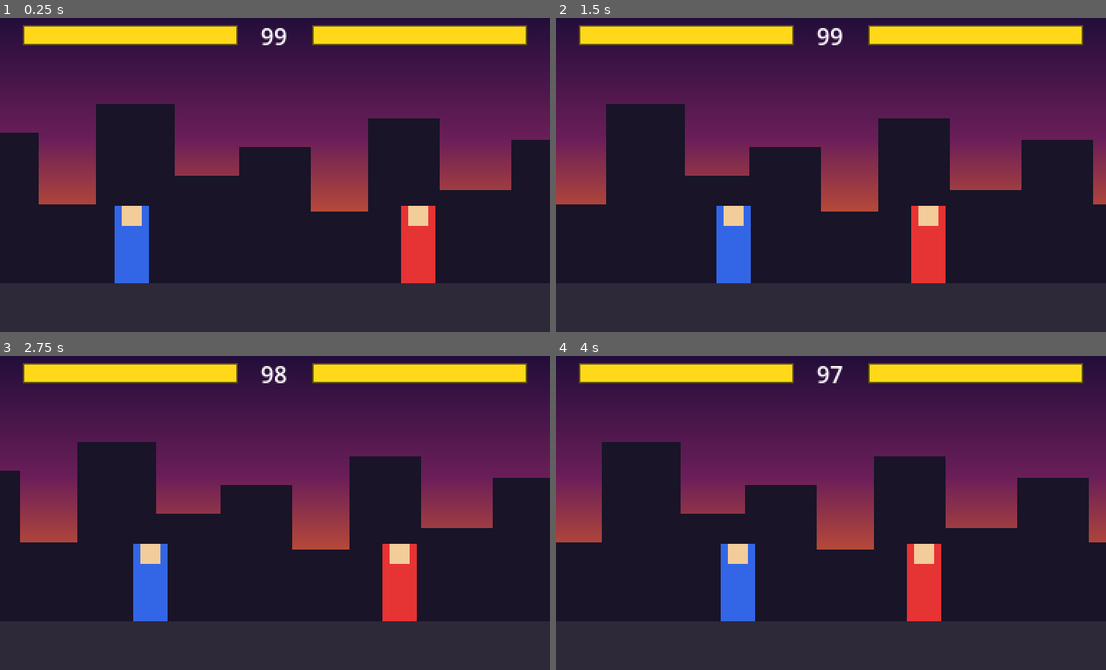
Above: before the commit, frames 1-4 (two rows, left to right).
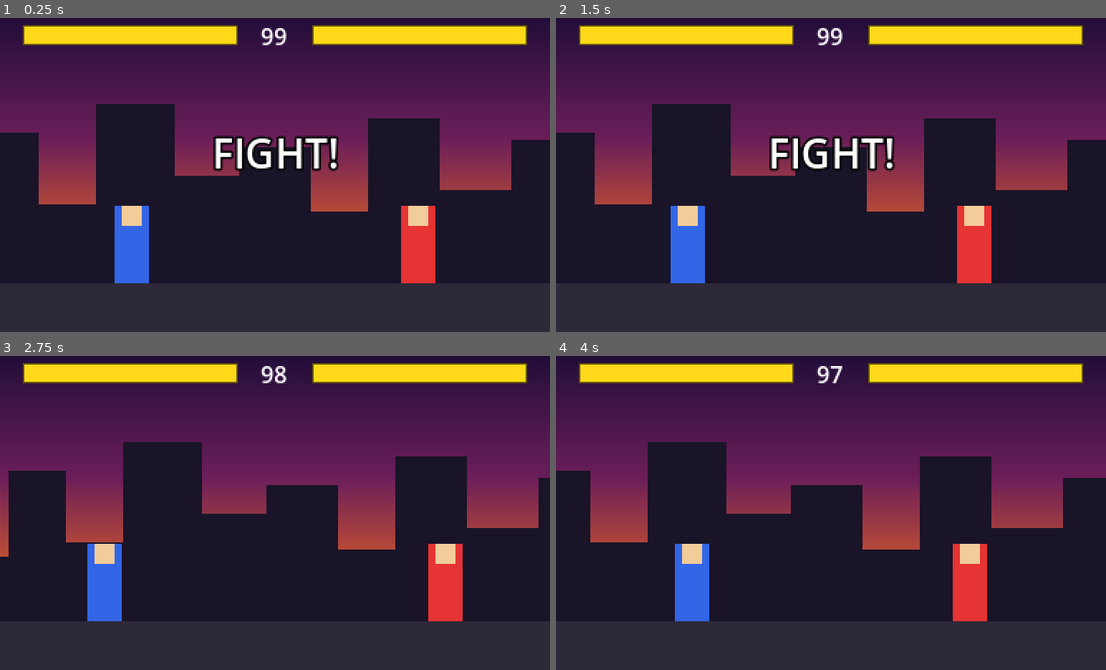
Above: after the commit, the same moments.

Repository: Antares1980/retro-fighter
Game: Godot game, scene res://scenes/Main.tscn
Two runs of this game, one before a commit and one after it. Both use one fixed random seed, a clock stepped at 60 frames per second and the inputs below.
Inputs (mouse positions are in pixels of both pictures, inside the frame that each line leads up to):
- Up to frame 1 (0.25 s): no input
- Up to frame 2 (1.5 s): tap Enter at 0.5 s; move the mouse to (952, 156) at 0.52 s; hold D (p1_right) 0.53-1.25 s; tap L (p1_block) at 0.6 s; click (952, 156) at 0.67 s; tap Space at 0.77 s; drag from (721, 187) to (930, 244) at 1.27 s
- Up to frame 3 (2.75 s): tap Space at 2 s; move the mouse to (330, 437) at 2.02 s; hold A (p1_left) from 2.03 s (still down); tap J (p1_punch) at 2.1 s
- Up to frame 4 (4 s): release A (p1_left) at 2.75 s; drag from (803, 572) to (985, 569) at 2.77 s; tap Enter at 3.5 s; move the mouse to (996, 556) at 3.52 s; hold D (p1_right) from 3.53 s (still down); tap Down (p2_down) at 3.6 s; tap Space at 3.77 s

The runs differ from the first frame. In frame 1, 1.8% of the frame differs, in the area x 38-62%, y 37-49%; in frame 2, 22%, in the area x 0-100%, y 27-85%; in frame 3, 21%; in frame 4, 21%.

Commit message:
refactor: address feedback for PR #11

Diff:
--- a/scripts/Fighter.gd
+++ b/scripts/Fighter.gd
@@ -254,7 +254,7 @@
 	var input_dir: float = _get_horizontal_input()
 	if (input_dir > 0 and facing == -1) or (input_dir < 0 and facing == 1):
 		change_state(State.WALK_BACKWARD)
-	elif input_dir == 0.0 or is_action_just_released("left") or is_action_just_released("right"):
+	elif is_action_just_released("left") or is_action_just_released("right"):
 		change_state(State.IDLE)
 	else:
 		velocity.x = float(facing) * WALK_FORWARD_SPEED
@@ -279,7 +279,7 @@
 	var input_dir: float = _get_horizontal_input()
 	if (input_dir > 0 and facing == 1) or (input_dir < 0 and facing == -1):
 		change_state(State.WALK_FORWARD)
-	elif input_dir == 0.0 or is_action_just_released("left") or is_action_just_released("right"):
+	elif is_action_just_released("left") or is_action_just_released("right"):
 		change_state(State.IDLE)
 	else:
 		velocity.x = -float(facing) * WALK_BACKWARD_SPEED
--- a/scripts/Main.gd
+++ b/scripts/Main.gd
@@ -28,7 +28,7 @@
 @export var round_over_duration: float = ROUND_OVER_DURATION
 @export var initial_round_time: int = INITIAL_ROUND_TIME
 
-var match_state: MatchState = MatchState.ROUND_INTRO
+var match_state: MatchState = MatchState.RESET
 var round_timer: float = float(INITIAL_ROUND_TIME)
 var state_timer: float = 0.0
 var last_winner_id: int = 0
@@ -115,11 +115,11 @@
 		elif hud.has_method("update_timer"):
 			hud.update_timer(initial_round_time)
 
-	change_match_state(MatchState.ROUND_INTRO)
+	change_match_state(MatchState.ROUND_INTRO, true)
 
 ## Transitions match FSM to new_state and applies entry logic.
-func change_match_state(new_state: MatchState) -> void:
-	if match_state == new_state and state_timer == 0.0:
+func change_match_state(new_state: MatchState, force: bool = false) -> void:
+	if not force and match_state == new_state:
 		return
 	var old_state = match_state
 	match_state = new_state
@@ -234,8 +234,14 @@
 func _set_inputs_frozen(frozen: bool) -> void:
 	if is_instance_valid(p1):
 		p1.inputs_frozen = frozen
+		if frozen and (p1.state == FighterScript.State.WALK_FORWARD or p1.state == FighterScript.State.WALK_BACKWARD):
+			p1.change_state(FighterScript.State.IDLE)
+			p1.velocity.x = 0.0
 	if is_instance_valid(p2):
 		p2.inputs_frozen = frozen
+		if frozen and (p2.state == FighterScript.State.WALK_FORWARD or p2.state == FighterScript.State.WALK_BACKWARD):
+			p2.change_state(FighterScript.State.IDLE)
+			p2.velocity.x = 0.0
 
 func _on_p1_health_changed(new_health: int, max_health: int) -> void:
 	if is_instance_valid(hud):
Not shown, changed: CHANGELOG.md
